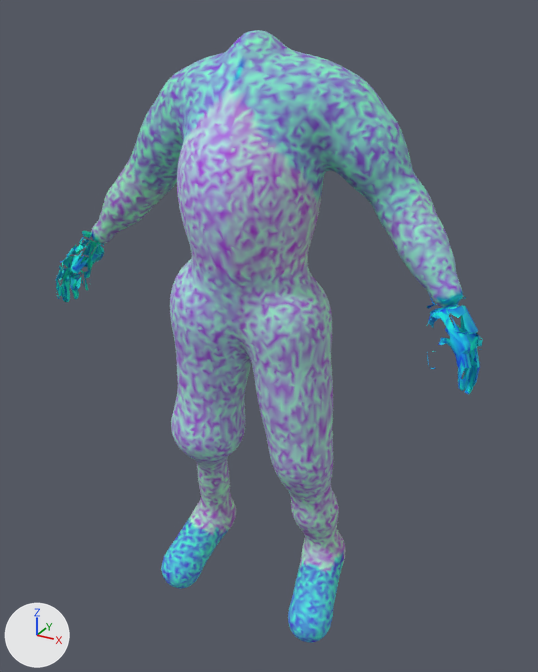
What one commit did to the glTF model godot-world-fracture/models/operators/bodies/civ-cipher-male.glb.
One viewpoint serves both versions: a 50 mm camera at (0.862, -1.525, 1.536) aimed at (0.017, 0.012, 0.768). Arrows for +X, +Y and +Z are at lower left; the lights stay in place. The older version comes first.

The first picture shows 'civilian'.
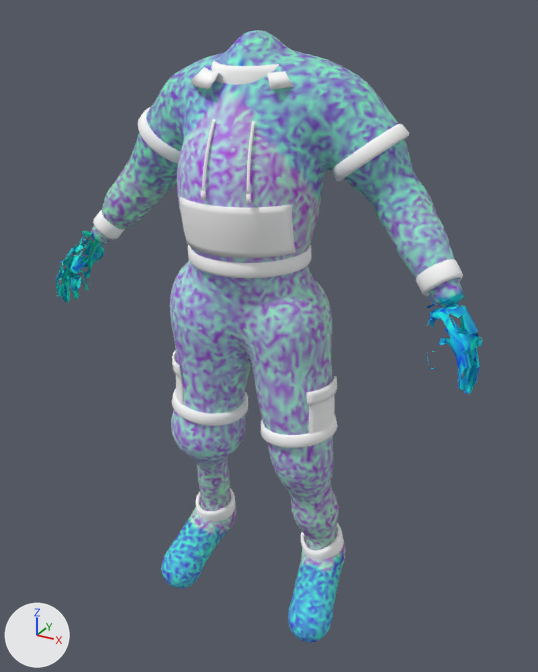
Location of each change, [x1, y1, x2, y2] in pixels of the pictures (538 x 672 px):
'Piece_pocket', added
    after: [179, 197, 296, 258]
'Piece_sleeve_hems', added
    after: [138, 107, 409, 182]
'Piece_shorts_hems', added
    after: [172, 389, 337, 448]
'Piece_hem', added
    after: [188, 245, 311, 278]
'Piece_cargo', added
    after: [172, 350, 337, 434]
'Piece_cuffs', added
    after: [93, 210, 463, 296]
'Piece_ankle_cuffs', added
    after: [196, 488, 344, 561]
'Piece_rib_collar', added
    after: [211, 61, 279, 85]
'Piece_shirt_collar', added
    after: [191, 67, 294, 89]
'Piece_strings', added
    after: [201, 119, 255, 203]

The change in detail:
Material 'civilian.001' (mat_civilian_001) is new.
Its base color is (1.0, 1.0, 1.0) (white #ffffff).
Its roughness is 0.92.
Mesh me_piece_strings is new.
It has 180 vertices, 344 faces and spans x -0.018..0.094, y -0.234..-0.15, z 1.168..1.326.
It uses material mat_civilian_001 (white #ffffff).
Mesh me_piece_sleeve_hems is new.
It has 384 vertices, 768 faces and spans x -0.337..0.341, y -0.069..0.115, z 1.183..1.315.
It uses material mat_civilian_001 (white #ffffff).
Mesh me_piece_shorts_hems is new.
It has 384 vertices, 768 faces and spans x -0.232..0.234, y -0.153..0.053, z 0.545..0.601.
It uses material mat_civilian_001 (white #ffffff).
Mesh me_piece_shirt_collar is new.
It has 280 vertices, 556 faces and spans x -0.146..0.153, y -0.156..0.137, z 1.367..1.436.
It uses material mat_civilian_001 (white #ffffff).
Mesh me_piece_rib_collar is new.
It has 240 vertices, 480 faces and spans x -0.106..0.112, y -0.119..0.097, z 1.367..1.445.
It uses material mat_civilian_001 (white #ffffff).
Mesh me_piece_pocket is new.
It has 270 vertices, 536 faces and spans x -0.103..0.153, y -0.225..-0.099, z 1.041..1.156.
It uses material mat_civilian_001 (white #ffffff).
Mesh me_piece_hem is new.
It has 288 vertices, 576 faces and spans x -0.148..0.149, y -0.199..0.084, z 0.992..1.028.
It uses material mat_civilian_001 (white #ffffff).
Mesh me_piece_cuffs is new.
It has 384 vertices, 768 faces and spans x -0.489..0.499, y -0.074..0.025, z 0.965..1.056.
It uses material mat_civilian_001 (white #ffffff).
Mesh me_piece_cargo is new.
It has 468 vertices, 920 faces and spans x -0.227..0.228, y -0.149..-0.011, z 0.564..0.712.
It uses material mat_civilian_001 (white #ffffff).
Mesh me_piece_ankle_cuffs is new.
It has 384 vertices, 768 faces and spans x -0.231..0.238, y -0.049..0.087, z 0.134..0.216.
It uses material mat_civilian_001 (white #ffffff).
Object 'Piece_strings' (ob_piece_strings) is new; it shows me_piece_strings.
Its location is (0.0, 0.0, 0.0).
Object 'Piece_sleeve_hems' (ob_piece_sleeve_hems) is new; it shows me_piece_sleeve_hems.
Its location is (0.0, 0.0, 0.0).
Object 'Piece_shorts_hems' (ob_piece_shorts_hems) is new; it shows me_piece_shorts_hems.
Its location is (0.0, 0.0, 0.0).
Object 'Piece_shirt_collar' (ob_piece_shirt_collar) is new; it shows me_piece_shirt_collar.
Its location is (0.0, 0.0, 0.0).
Object 'Piece_rib_collar' (ob_piece_rib_collar) is new; it shows me_piece_rib_collar.
Its location is (0.0, 0.0, 0.0).
Object 'Piece_pocket' (ob_piece_pocket) is new; it shows me_piece_pocket.
Its location is (0.0, 0.0, 0.0).
Object 'Piece_hem' (ob_piece_hem) is new; it shows me_piece_hem.
Its location is (0.0, 0.0, 0.0).
Object 'Piece_cuffs' (ob_piece_cuffs) is new; it shows me_piece_cuffs.
Its location is (0.0, 0.0, 0.0).
Object 'Piece_cargo' (ob_piece_cargo) is new; it shows me_piece_cargo.
Its location is (0.0, 0.0, 0.0).
Object 'Piece_ankle_cuffs' (ob_piece_ankle_cuffs) is new; it shows me_piece_ankle_cuffs.
Its location is (0.0, 0.0, 0.0).
